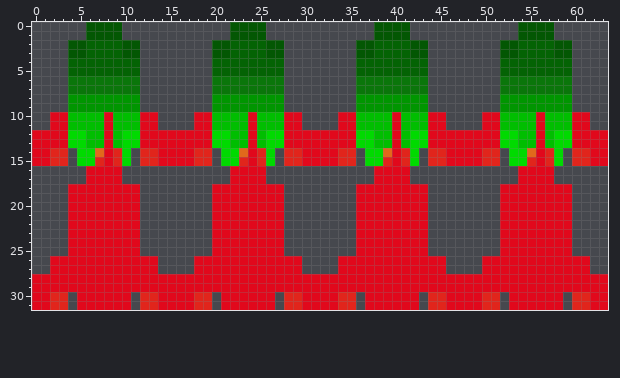
Two states of a pixel-art sprite, player.png. This is how it looked before the edit.
The file is 64x32 pixels.
Now the later version:
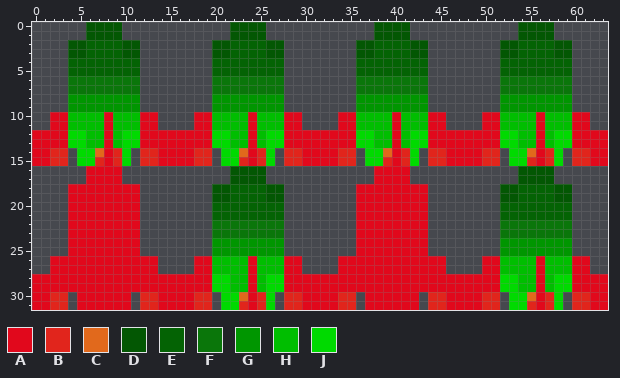
Palette (. is transparent): A #e1081c  B #e1251c  C #e1691c  D #035703  E #046304  F #0a760a  G #009600  H #00be00  J #00da00
From old to new:
Colour A becomes colour B in row 30 at x 25 and 57; in row 31 at x 23, 25, 55 and 57.
Colour A becomes colour C in row 30 at x 23 and 55.
Colour A becomes colour D in rows 16 to 17 at x 22 to 25 and 54 to 57; in rows 18 to 19 at x 20 to 21, 26 to 27, 52 to 53 and 58 to 59.
Colour A becomes colour E in rows 18 to 19 at x 22 to 25 and 54 to 57; in rows 20 to 21 at x 20 to 27 and 52 to 59.
Colour A becomes colour F in rows 22 to 23 at x 20 to 27 and 52 to 59.
Colour A becomes colour G in rows 24 to 25 at x 20 to 27 and 52 to 59.
Colour A becomes colour H in rows 26 to 27 at x 20 to 23, 25 to 27, 52 to 55 and 57 to 59; in rows 28 to 29 at x 22 to 23, 25, 54 to 55 and 57.
Colour A becomes colour J in rows 28 to 29 at x 20 to 21, 26 to 27, 52 to 53 and 58 to 59; in rows 30 to 31 at x 21 to 22, 26, 53 to 54 and 58.
Changed places in both pictures, as pixel boxes (x1, y1, x2, y2):
changed: (212, 166, 284, 310)
changed: (500, 166, 572, 310)
